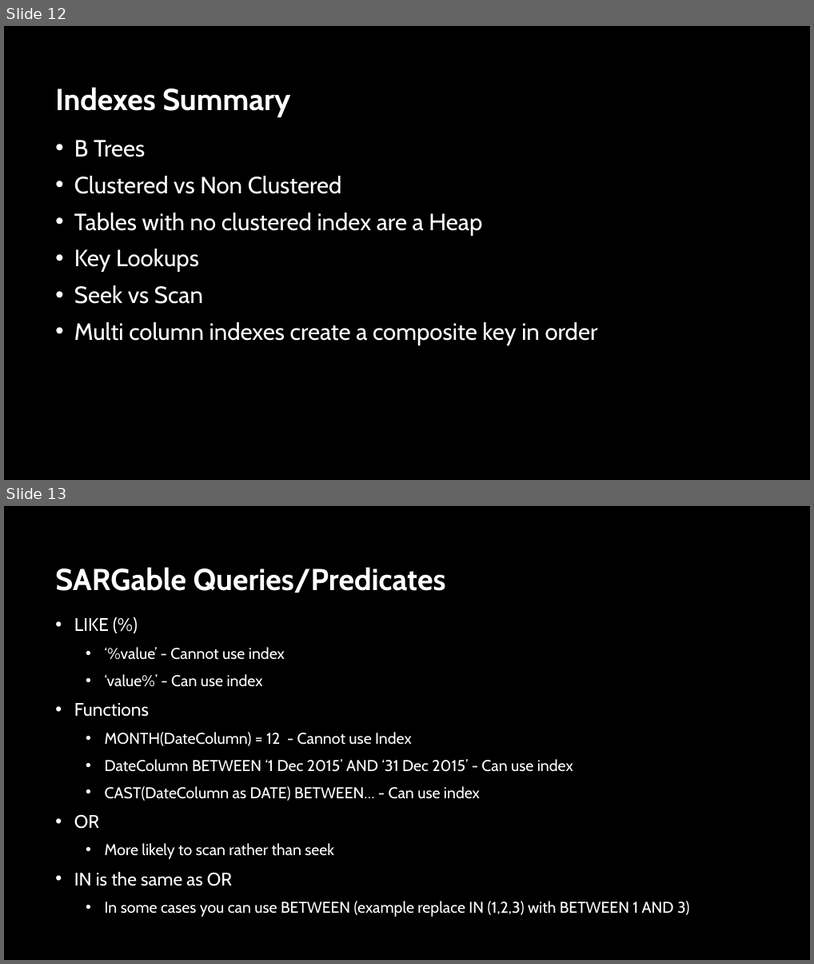
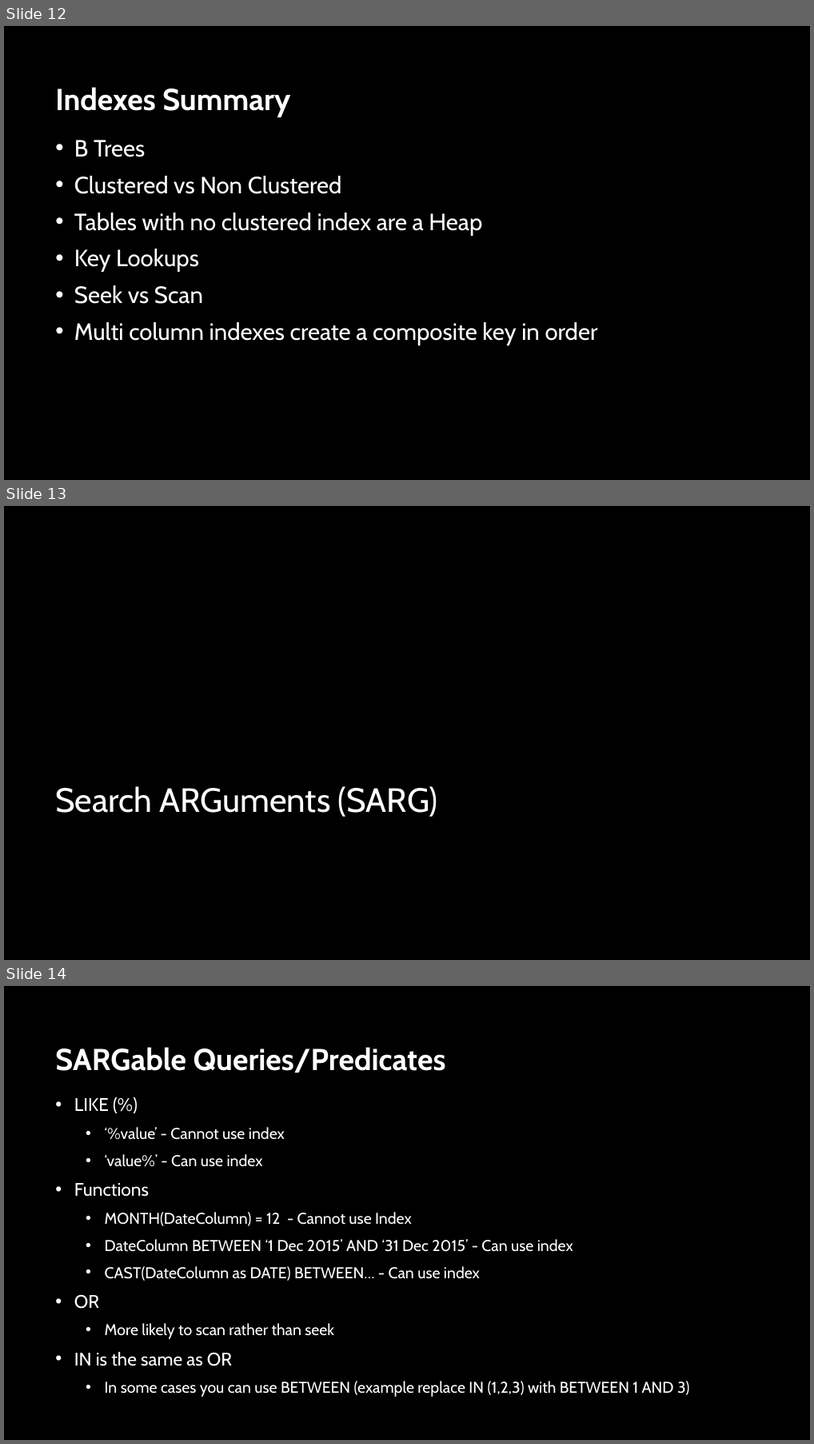
Before and after one commit to sabinio/SQLTraining, a slide deck: Slides/4. Performance.pptx. Shown one above the other, each under a label of ours: slides 12 and 13 before the commit, slides 12, 13 and 14 after it. The pictures are 814x964 and 814x1444 pixels, drawn with LibreOffice and Linux fonts; fonts in the diff are those of the drawing; background and template pictures are left out. Boxes give left, top, right and bottom in pixels: in the first picture for what was removed or moved away, otherwise in the second. Text is boxed around its words. In the diff, an @@ line names an element or a change of style, - is before the commit and + after.

```diff
--- a/Slides/4. Performance.pptx
+++ b/Slides/4. Performance.pptx
@@ slide 13 added at bbox=[4, 506, 810, 960], background picture (left out) @@
@@ title added at bbox=[55, 786, 438, 816], 40 pt, text #FFFFFF @@
+Search ARGuments (SARG)
@@ what was slide 13 is now slide 14 @@
```
Also in this commit, not shown: 1 slide changed.
